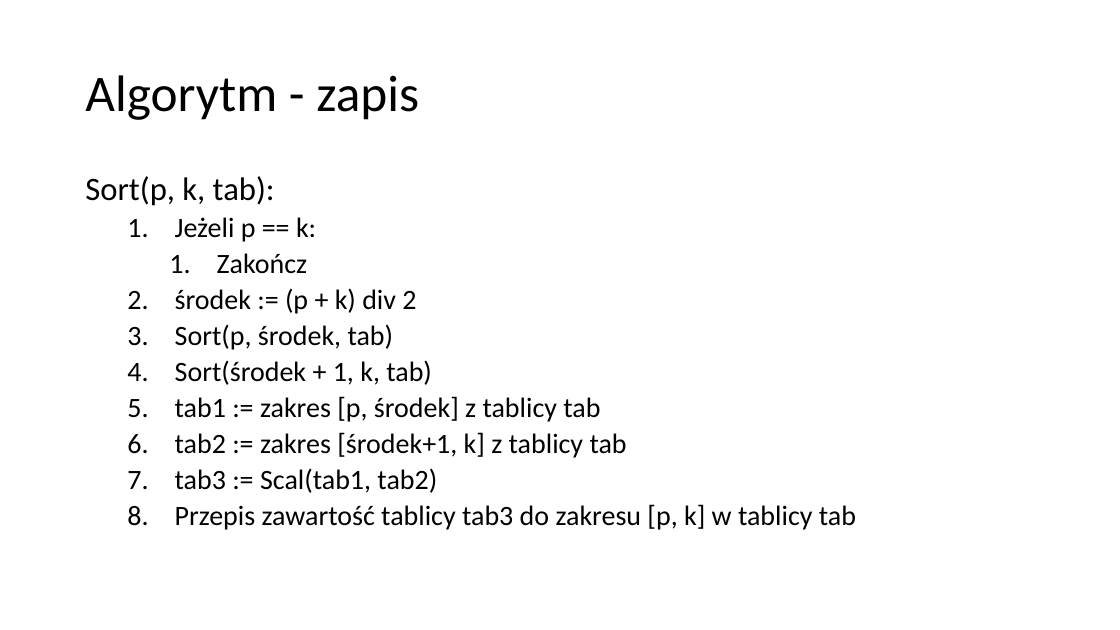
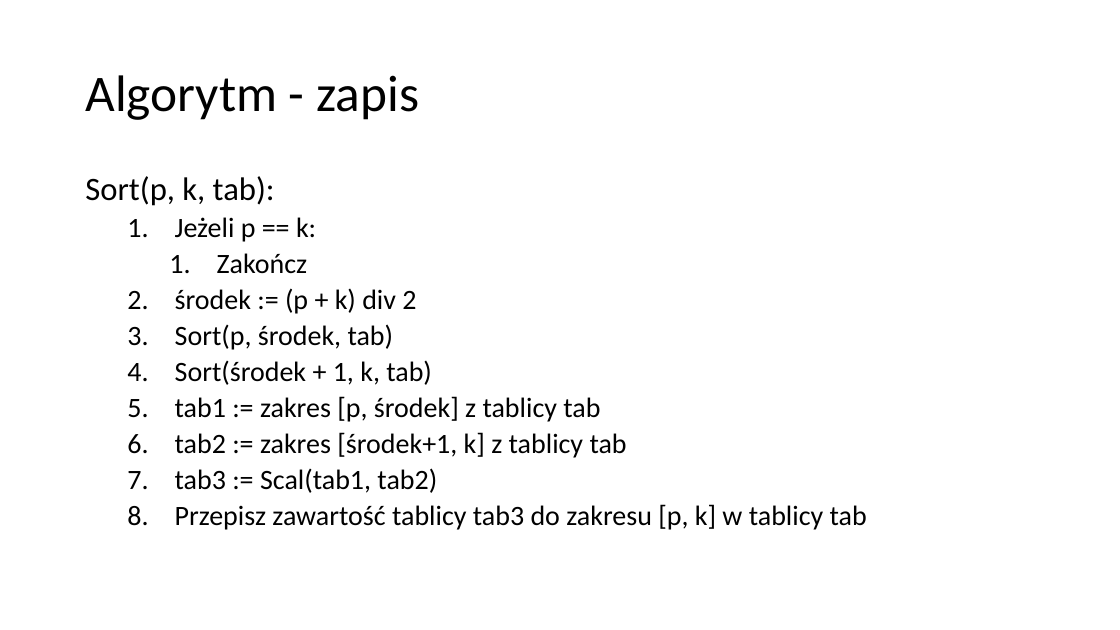
Before and after one commit to blackbat13/CS-HTiEW, a slide deck: slide 3 of Wprowadzenie do rekurencji 2/I. Wprowadzenie do rekurencji 2/Sortowanie przez scalanie.pptx. Drawn at 1120x630 pixels with LibreOffice and Linux fonts; fonts in the diff are those of the drawing. Boxes give left, top, right and bottom in pixels: in the first picture for what was removed or moved away, otherwise in the second. Text is boxed around its words. In the diff, an @@ line names an element or a change of style, - is before the commit and + after.

```diff
--- a/Wprowadzenie do rekurencji 2/I. Wprowadzenie do rekurencji 2/Sortowanie przez scalanie.pptx
+++ b/Wprowadzenie do rekurencji 2/I. Wprowadzenie do rekurencji 2/Sortowanie przez scalanie.pptx
@@ text at (175,504,867,530): text changed @@
-  8. Przepis zawartość tablicy tab3 do zakresu [p, k] w tablicy tab
+  8. Przepisz zawartość tablicy tab3 do zakresu [p, k] w tablicy tab
```
Also in this commit, not shown: 1 other slide changed, 1 other file.
